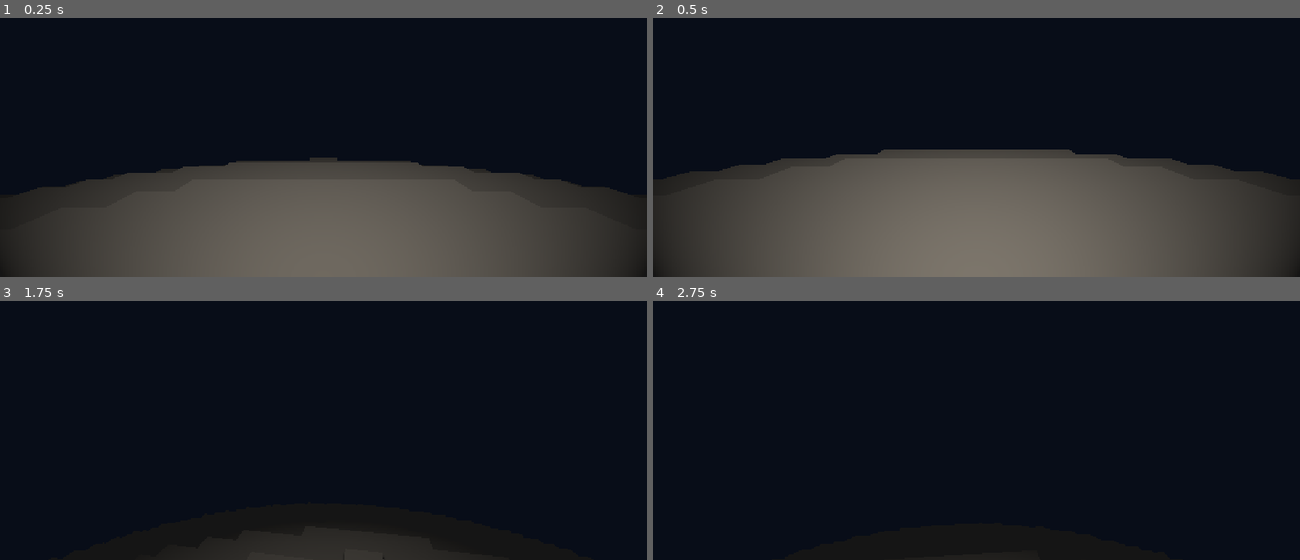
Above: before the commit, frames 1-4 (two rows, left to right).
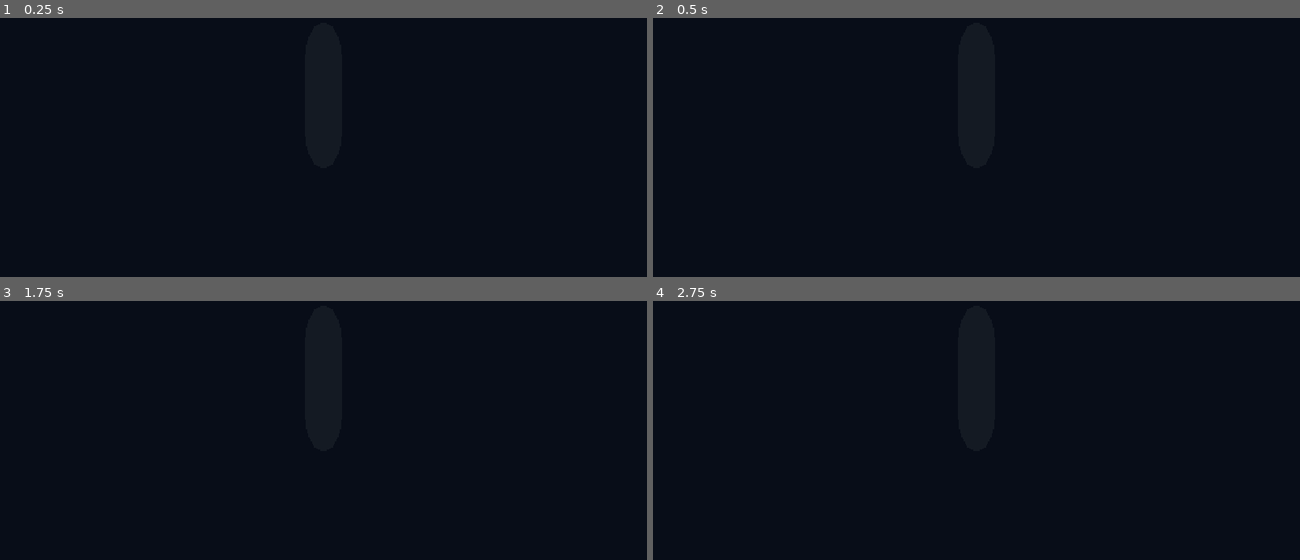
Above: after the commit, the same moments.

Repository: Robert-osu/Mine3d
Game: Godot game, scene res://main.tscn
The game is run twice, just before and just after one commit, with the same random seed, the same clock (stepped at 60 frames per second) and the same inputs. This scene is started directly instead of the project's main scene.
Inputs (mouse positions are in pixels of both pictures, inside the frame that each line leads up to):
- Up to frame 1 (0.25 s): no input
- Up to frame 2 (0.5 s): no input
- Up to frame 3 (1.75 s): tap Enter at 0.5 s; move the mouse to (355, 376) at 0.52 s; hold W (move_forward) from 0.53 s (still down); tap Z at 0.6 s; click (355, 376) at 0.67 s; tap Space (jump) at 0.77, 1.52 s; move the mouse to (291, 378) at 1.27 s; tap C at 1.35 s
- Up to frame 4 (2.75 s): keep holding W (move_forward); move the mouse to (989, 370) at 2.02 s; tap V at 2.1 s

The runs differ from the first frame. In frame 1, 40% of the frame differs, in the area x 0-100%, y 53-100%; in frame 2, 45%, in the area x 0-100%, y 50-100%; in frame 3, 4.1%; in frame 4, 0.1%.

Commit message:
chore: фоновая подгрузка чанков

Diff:
--- a/main.tscn
+++ b/main.tscn
@@ -20,6 +20,7 @@
 
 [node name="Planet" type="StaticBody3D" parent="." unique_id=540945019]
 script = ExtResource("1_ig7tw")
+planet_scale = 1000
 
 [node name="Player" type="CharacterBody3D" parent="." unique_id=1269606711 node_paths=PackedStringArray("planet")]
 floor_snap_length = 0.3
--- a/planet.gd
+++ b/planet.gd
@@ -23,31 +23,283 @@
 var terrain_material: StandardMaterial3D
 var last_center_chunk := Vector3i(-999999, -999999, -999999)
 
-
+# Очередь чанков на генерацию
+var chunk_queue: Array[Vector3i] = []
+
+# Активные фоновые задачи
+var active_chunk_requests: Dictionary = {}
+
+# Результаты генерации
+var completed_chunk_data: Dictionary = {}
+var completed_mutex := Mutex.new()
+
+# Чанки, которые изменились во время генерации
+var dirty_chunks: Dictionary = {}
+
+var next_request_id := 0
+
+const MAX_PARALLEL_CHUNKS := 2
+const MAX_CHUNKS_PER_FRAME := 1
 
 
 func _ready() -> void:
-    SIZE = 32 * planet_scale
-    RADIUS = 14.0 * planet_scale
-
-    terrain_material = StandardMaterial3D.new()
-    terrain_material.albedo_color = Color("#8b765e")
-    terrain_material.roughness = 1.0
-    terrain_material.cull_mode = BaseMaterial3D.CULL_DISABLED
-
-    print("Planet initialized. Size: ", SIZE, " Radius: ", RADIUS)
-
+	SIZE = 32 * planet_scale
+	RADIUS = 14.0 * planet_scale
+
+	terrain_material = StandardMaterial3D.new()
+	terrain_material.albedo_color = Color("#8b765e")
+	terrain_material.roughness = 1.0
+	terrain_material.cull_mode = BaseMaterial3D.CULL_DISABLED
+
+	print("Planet initialized. Size: ", SIZE, " Radius: ", RADIUS)
+
+func _process(_delta: float) -> void:
+	start_chunk_jobs()
+	apply_completed_chunks()
+
+
+func start_chunk_jobs() -> void:
+	var started := 0
+
+	while (
+		started < MAX_CHUNKS_PER_FRAME
+		and active_chunk_requests.size() < MAX_PARALLEL_CHUNKS
+		and not chunk_queue.is_empty()
+	):
+		var key: Vector3i = chunk_queue.pop_front()
+
+		if not chunks.has(key):
+			continue
+
+		if active_chunk_requests.has(key):
+			continue
+
+		next_request_id += 1
+		var request_id := next_request_id
+
+		var data: Dictionary = chunks[key]
+		data["request_id"] = request_id
+
+		# Передаём копию изменений фоновой задаче.
+		var destroyed_snapshot: Dictionary = destroyed_blocks.duplicate()
+
+		active_chunk_requests[key] = request_id
+
+		WorkerThreadPool.add_task(
+			_build_chunk_data.bind(key, destroyed_snapshot, request_id),
+			false,
+            "Generate voxel chunk"
+		)
+
+		started += 1
+
+
+func apply_completed_chunks() -> void:
+	completed_mutex.lock()
+
+	if completed_chunk_data.is_empty():
+		completed_mutex.unlock()
+		return
+
+	var key: Vector3i = completed_chunk_data.keys()[0]
+	var result: Dictionary = completed_chunk_data[key]
+
+	completed_chunk_data.erase(key)
+
+	completed_mutex.unlock()
+
+	if active_chunk_requests.get(key, -1) == result["request_id"]:
+		active_chunk_requests.erase(key)
+
+	if not chunks.has(key):
+		return
+
+	var data: Dictionary = chunks[key]
+
+	if data["request_id"] != result["request_id"]:
+		return
+
+	# Если блоки изменились во время генерации,
+	# результат устарел — отправляем чанк повторно.
+	if dirty_chunks.has(key):
+		dirty_chunks.erase(key)
+
+		if not chunk_queue.has(key):
+			chunk_queue.append(key)
+
+		return
+
+	apply_chunk_mesh(key, result["vertices"], result["normals"])
+
+func apply_chunk_mesh(
+	key: Vector3i,
+	vertices: PackedVector3Array,
+	normals: PackedVector3Array
+) -> void:
+
+	var data: Dictionary = chunks[key]
+
+	var mesh_instance: MeshInstance3D = data["mesh"]
+	var collision: CollisionShape3D = data["collision"]
+
+	var new_mesh := ArrayMesh.new()
+
+	if vertices.size() > 0:
+		var arrays: Array = []
+		arrays.resize(Mesh.ARRAY_MAX)
+
+		arrays[Mesh.ARRAY_VERTEX] = vertices
+		arrays[Mesh.ARRAY_NORMAL] = normals
+
+		new_mesh.add_surface_from_arrays(
+			Mesh.PRIMITIVE_TRIANGLES,
+			arrays
+		)
+
+		new_mesh.surface_set_material(0, terrain_material)
+
+		var shape := new_mesh.create_trimesh_shape()
+
+		collision.set_deferred("shape", shape)
+	else:
+		collision.set_deferred("shape", null)
+
+	mesh_instance.mesh = new_mesh
+
+func _build_chunk_data(
+	key: Vector3i,
+	destroyed_snapshot: Dictionary,
+	request_id: int
+) -> void:
+
+	var vertices := PackedVector3Array()
+	var normals := PackedVector3Array()
+
+	var directions := [
+		Vector3i(1, 0, 0),
+		Vector3i(-1, 0, 0),
+		Vector3i(0, 1, 0),
+		Vector3i(0, -1, 0),
+		Vector3i(0, 0, 1),
+		Vector3i(0, 0, -1)
+	]
+
+	var faces := [
+		[Vector3(1,0,0), Vector3(1,1,0), Vector3(1,1,1), Vector3(1,0,1)],
+		[Vector3(0,0,1), Vector3(0,1,1), Vector3(0,1,0), Vector3(0,0,0)],
+		[Vector3(0,1,1), Vector3(1,1,1), Vector3(1,1,0), Vector3(0,1,0)],
+		[Vector3(0,0,0), Vector3(1,0,0), Vector3(1,0,1), Vector3(0,0,1)],
+		[Vector3(1,0,1), Vector3(1,1,1), Vector3(0,1,1), Vector3(0,0,1)],
+		[Vector3(0,0,0), Vector3(0,1,0), Vector3(1,1,0), Vector3(1,0,0)]
+	]
+
+	var face_normals := [
+		Vector3.RIGHT,
+		Vector3.LEFT,
+		Vector3.UP,
+		Vector3.DOWN,
+		Vector3.BACK,
+		Vector3.FORWARD
+	]
+
+	var chunk_origin := Vector3(
+		key.x * CHUNK_SIZE,
+		key.y * CHUNK_SIZE,
+		key.z * CHUNK_SIZE
+	)
+
+	var center := Vector3(SIZE, SIZE, SIZE) * 0.5
+
+	for z in range(CHUNK_SIZE):
+		for y in range(CHUNK_SIZE):
+			for x in range(CHUNK_SIZE):
+
+				var gx := key.x * CHUNK_SIZE + x
+				var gy := key.y * CHUNK_SIZE + y
+				var gz := key.z * CHUNK_SIZE + z
+
+				if not _is_solid_snapshot(
+					gx, gy, gz, center, destroyed_snapshot
+				):
+					continue
+
+				var origin := Vector3(x, y, z) * BLOCK_SIZE
+
+				for i in range(6):
+					var direction: Vector3i = directions[i]
+
+					if _is_solid_snapshot(
+						gx + direction.x,
+						gy + direction.y,
+						gz + direction.z,
+						center,
+						destroyed_snapshot
+					):
+						continue
+
+					var face: Array = faces[i]
+					var normal: Vector3 = face_normals[i]
+
+					var a: Vector3 = origin + face[0]
+					var b: Vector3 = origin + face[1]
+					var c: Vector3 = origin + face[2]
+					var d: Vector3 = origin + face[3]
+
+					vertices.append_array([
+						a, c, b,
+						a, d, c
+					])
+
+					for j in range(6):
+						normals.append(normal)
+
+	completed_mutex.lock()
+
+	completed_chunk_data[key] = {
+		"request_id": request_id,
+		"vertices": vertices,
+		"normals": normals
+	}
+
+	completed_mutex.unlock()
+
+
+func _is_solid_snapshot(
+	x: int,
+	y: int,
+	z: int,
+	center: Vector3,
+	destroyed_snapshot: Dictionary
+) -> bool:
+
+	if x < 0 or x >= SIZE:
+		return false
+
+	if y < 0 or y >= SIZE:
+		return false
+
+	if z < 0 or z >= SIZE:
+		return false
+
+	var cell := Vector3i(x, y, z)
+
+	if destroyed_snapshot.has(cell):
+		return false
+
+	var block_center := Vector3(x, y, z) + Vector3.ONE * 0.5
+
+	return block_center.distance_squared_to(center) <= RADIUS * RADIUS
 
 func get_planet_center() -> Vector3:
-    return Vector3(SIZE, SIZE, SIZE) * 0.5
+	return Vector3(SIZE, SIZE, SIZE) * 0.5
 
 
 func index_to_chunk(cell: Vector3i) -> Vector3i:
-    return Vector3i(
-        floori(float(cell.x) / CHUNK_SIZE),
-        floori(float(cell.y) / CHUNK_SIZE),
-        floori(float(cell.z) / CHUNK_SIZE)
-    )
+	return Vector3i(
+		floori(float(cell.x) / CHUNK_SIZE),
+		floori(float(cell.y) / CHUNK_SIZE),
+		floori(float(cell.z) / CHUNK_SIZE)
+	)
 
 
 # --------------------------------------------------
@@ -55,362 +307,291 @@
 # --------------------------------------------------
 
 func is_solid(x: int, y: int, z: int) -> bool:
-    if x < 0 or x >= SIZE:
-        return false
-    if y < 0 or y >= SIZE:
-        return false
-    if z < 0 or z >= SIZE:
-        return false
-
-    var cell := Vector3i(x, y, z)
-
-    if destroyed_blocks.has(cell):
-        return false
-
-    var center := get_planet_center()
-    var block_center := Vector3(x, y, z) + Vector3.ONE * 0.5
-
-    return block_center.distance_squared_to(center) <= RADIUS * RADIUS
+	if x < 0 or x >= SIZE:
+		return false
+	if y < 0 or y >= SIZE:
+		return false
+	if z < 0 or z >= SIZE:
+		return false
+
+	var cell := Vector3i(x, y, z)
+
+	if destroyed_blocks.has(cell):
+		return false
+
+	var center := get_planet_center()
+	var block_center := Vector3(x, y, z) + Vector3.ONE * 0.5
+
+	return block_center.distance_squared_to(center) <= RADIUS * RADIUS
 
 
 func destroy_block(cell: Vector3i) -> bool:
-    if not is_solid(cell.x, cell.y, cell.z):
-        return false
-
-    destroyed_blocks[cell] = true
-
-    var chunk_key := index_to_chunk(cell)
-
-    # Перестраиваем основной чанк.
-    rebuild_if_loaded(chunk_key)
-
-    # Перестраиваем соседей, если блок находился на границе.
-    var local := Vector3i(
-        cell.x % CHUNK_SIZE,
-        cell.y % CHUNK_SIZE,
-        cell.z % CHUNK_SIZE
-    )
-
-    if local.x == 0:
-        rebuild_if_loaded(chunk_key + Vector3i(-1, 0, 0))
-    elif local.x == CHUNK_SIZE - 1:
-        rebuild_if_loaded(chunk_key + Vector3i(1, 0, 0))
-
-    if local.y == 0:
-        rebuild_if_loaded(chunk_key + Vector3i(0, -1, 0))
-    elif local.y == CHUNK_SIZE - 1:
-        rebuild_if_loaded(chunk_key + Vector3i(0, 1, 0))
-
-    if local.z == 0:
-        rebuild_if_loaded(chunk_key + Vector3i(0, 0, -1))
-    elif local.z == CHUNK_SIZE - 1:
-        rebuild_if_loaded(chunk_key + Vector3i(0, 0, 1))
-
-    return true
+	if not is_solid(cell.x, cell.y, cell.z):
+		return false
+
+	destroyed_blocks[cell] = true
+
+	var chunk_key := index_to_chunk(cell)
+
+	# Перестраиваем основной чанк.
+	rebuild_if_loaded(chunk_key)
+
+	# Перестраиваем соседей, если блок находился на границе.
+	var local := Vector3i(
+		cell.x % CHUNK_SIZE,
+		cell.y % CHUNK_SIZE,
+		cell.z % CHUNK_SIZE
+	)
+
+	if local.x == 0:
+		rebuild_if_loaded(chunk_key + Vector3i(-1, 0, 0))
+	elif local.x == CHUNK_SIZE - 1:
+		rebuild_if_loaded(chunk_key + Vector3i(1, 0, 0))
+
+	if local.y == 0:
+		rebuild_if_loaded(chunk_key + Vector3i(0, -1, 0))
+	elif local.y == CHUNK_SIZE - 1:
+		rebuild_if_loaded(chunk_key + Vector3i(0, 1, 0))
+
+	if local.z == 0:
+		rebuild_if_loaded(chunk_key + Vector3i(0, 0, -1))
+	elif local.z == CHUNK_SIZE - 1:
+		rebuild_if_loaded(chunk_key + Vector3i(0, 0, 1))
+
+	return true
 
 
 func rebuild_if_loaded(key: Vector3i) -> void:
-    if chunks.has(key):
-        rebuild_chunk(key)
-
+	if not chunks.has(key):
+		return
+
+	# Если чанк уже генерируется, помечаем его устаревшим.
+	if active_chunk_requests.has(key):
+		dirty_chunks[key] = true
+		return
+
+	if not chunk_queue.has(key):
+		chunk_queue.append(key)
 
 # --------------------------------------------------
 # CHUNK STREAMING
 # --------------------------------------------------
 
 func update_streaming(world_position: Vector3) -> void:
-    var local_position := to_local(world_position)
-
-    var center_chunk := Vector3i(
-        floori(local_position.x / CHUNK_SIZE),
-        floori(local_position.y / CHUNK_SIZE),
-        floori(local_position.z / CHUNK_SIZE)
-    )
-
-    # Не обновляем чанки, если игрок остался в том же чанке.
-    if center_chunk == last_center_chunk:
-        return
-
-    last_center_chunk = center_chunk
-
-    var required_chunks: Dictionary = {}
-
-    # Загружаем чанки вокруг игрока.
-    for z in range(-load_radius, load_radius + 1):
-        for y in range(-load_radius, load_radius + 1):
-            for x in range(-load_radius, load_radius + 1):
-
-                var key := center_chunk + Vector3i(x, y, z)
-
-                if not is_valid_chunk(key):
-                    continue
-
-                if not chunk_intersects_planet(key):
-                    continue
-
-                required_chunks[key] = true
-
-                if not chunks.has(key):
-                    create_chunk(key)
-
-    # Выгружаем чанки, которые больше не нужны.
-    var loaded_keys := chunks.keys()
-
-    for key in loaded_keys:
-        if not required_chunks.has(key):
-            unload_chunk(key)
-
-    print("Loaded chunks: ", chunks.size())
+	var local_position := to_local(world_position)
+
+	var center_chunk := Vector3i(
+		floori(local_position.x / CHUNK_SIZE),
+		floori(local_position.y / CHUNK_SIZE),
+		floori(local_position.z / CHUNK_SIZE)
+	)
+
+	# Не обновляем чанки, если игрок остался в том же чанке.
+	if center_chunk == last_center_chunk:
+		return
+
+	last_center_chunk = center_chunk
+
+	var required_chunks: Dictionary = {}
+
+	# Загружаем чанки вокруг игрока.
+	for z in range(-load_radius, load_radius + 1):
+		for y in range(-load_radius, load_radius + 1):
+			for x in range(-load_radius, load_radius + 1):
+
+				var key := center_chunk + Vector3i(x, y, z)
+
+				if not is_valid_chunk(key):
+					continue
+
+				if not chunk_intersects_planet(key):
+					continue
+
+				required_chunks[key] = true
+
+				if not chunks.has(key):
+					create_chunk(key)
+
+	# Выгружаем чанки, которые больше не нужны.
+	var loaded_keys := chunks.keys()
+
+	for key in loaded_keys:
+		if not required_chunks.has(key):
+			unload_chunk(key)
+
+	print("Loaded chunks: ", chunks.size())
 
 
 func is_valid_chunk(key: Vector3i) -> bool:
-    var max_chunks := ceili(float(SIZE) / CHUNK_SIZE)
-
-    return (
-        key.x >= 0 and key.x < max_chunks
-        and key.y >= 0 and key.y < max_chunks
-        and key.z >= 0 and key.z < max_chunks
-    )
+	var max_chunks := ceili(float(SIZE) / CHUNK_SIZE)
+
+	return (
+		key.x >= 0 and key.x < max_chunks
+		and key.y >= 0 and key.y < max_chunks
+		and key.z >= 0 and key.z < max_chunks
+	)
 
 
 func chunk_intersects_planet(key: Vector3i) -> bool:
-    var chunk_min := Vector3(
-        key.x * CHUNK_SIZE,
-        key.y * CHUNK_SIZE,
-        key.z * CHUNK_SIZE
-    )
-
-    var chunk_max := chunk_min + Vector3.ONE * CHUNK_SIZE
-
-    var closest := get_planet_center().clamp(
-        chunk_min,
-        chunk_max
-    )
-
-    return closest.distance_to(get_planet_center()) <= RADIUS + 1.0
+	var chunk_min := Vector3(
+		key.x * CHUNK_SIZE,
+		key.y * CHUNK_SIZE,
+		key.z * CHUNK_SIZE
+	)
+
+	var chunk_max := chunk_min + Vector3.ONE * CHUNK_SIZE
+
+	var closest := get_planet_center().clamp(
+		chunk_min,
+		chunk_max
+	)
+
+	return closest.distance_to(get_planet_center()) <= RADIUS + 1.0
 
 
 func create_chunk(key: Vector3i) -> void:
-    var root := Node3D.new()
-    root.name = "Chunk_%d_%d_%d" % [key.x, key.y, key.z]
-
-    root.position = Vector3(
-        key.x * CHUNK_SIZE,
-        key.y * CHUNK_SIZE,
-        key.z * CHUNK_SIZE
-    )
-
-    add_child(root)
-
-    var mesh_instance := MeshInstance3D.new()
-    root.add_child(mesh_instance)
-
-    var body := StaticBody3D.new()
-    root.add_child(body)
-
-    var collision := CollisionShape3D.new()
-    body.add_child(collision)
-
-    chunks[key] = {
-        "root": root,
-        "mesh": mesh_instance,
-        "collision": collision
-    }
-
-    rebuild_chunk(key)
-
+	var root := Node3D.new()
+	root.name = "Chunk_%d_%d_%d" % [key.x, key.y, key.z]
+
+	root.position = Vector3(
+		key.x * CHUNK_SIZE,
+		key.y * CHUNK_SIZE,
+		key.z * CHUNK_SIZE
+	)
+
+	add_child(root)
+
+	var mesh_instance := MeshInstance3D.new()
+	root.add_child(mesh_instance)
+
+	var body := StaticBody3D.new()
+	root.add_child(body)
+
+	var collision := CollisionShape3D.new()
+	body.add_child(collision)
+
+	chunks[key] = {
+		"root": root,
+		"mesh": mesh_instance,
+		"collision": collision,
+		"request_id": -1
+	}
+
+	if not chunk_queue.has(key):
+		chunk_queue.append(key)
 
 func unload_chunk(key: Vector3i) -> void:
-    if not chunks.has(key):
-        return
-
-    var data: Dictionary = chunks[key]
-    var root: Node3D = data["root"]
-
-    root.queue_free()
-    chunks.erase(key)
+	if not chunks.has(key):
+		return
+
+	var data: Dictionary = chunks[key]
+	var root: Node3D = data["root"]
+
+	root.queue_free()
+	chunks.erase(key)
+
+	chunk_queue.erase(key)
+	dirty_chunks.erase(key)
 
 
 # --------------------------------------------------
 # CHUNK MESH
 # --------------------------------------------------
 
-func rebuild_chunk(key: Vector3i) -> void:
-    if not chunks.has(key):
-        return
-
-    var vertices := PackedVector3Array()
-    var normals := PackedVector3Array()
-
-    var directions := [
-        Vector3i(1, 0, 0),
-        Vector3i(-1, 0, 0),
-        Vector3i(0, 1, 0),
-        Vector3i(0, -1, 0),
-        Vector3i(0, 0, 1),
-        Vector3i(0, 0, -1)
-    ]
-
-    var faces := [
-        [Vector3(1,0,0), Vector3(1,1,0), Vector3(1,1,1), Vector3(1,0,1)],
-        [Vector3(0,0,1), Vector3(0,1,1), Vector3(0,1,0), Vector3(0,0,0)],
-        [Vector3(0,1,1), Vector3(1,1,1), Vector3(1,1,0), Vector3(0,1,0)],
-        [Vector3(0,0,0), Vector3(1,0,0), Vector3(1,0,1), Vector3(0,0,1)],
-        [Vector3(1,0,1), Vector3(1,1,1), Vector3(0,1,1), Vector3(0,0,1)],
-        [Vector3(0,0,0), Vector3(0,1,0), Vector3(1,1,0), Vector3(1,0,0)]
-    ]
-
-    var face_normals := [
-        Vector3.RIGHT,
-        Vector3.LEFT,
-        Vector3.UP,
-        Vector3.DOWN,
-        Vector3.BACK,
-        Vector3.FORWARD
-    ]
-
-    for z in range(CHUNK_SIZE):
-        for y in range(CHUNK_SIZE):
-            for x in range(CHUNK_SIZE):
-
-                var gx := key.x * CHUNK_SIZE + x
-                var gy := key.y * CHUNK_SIZE + y
-                var gz := key.z * CHUNK_SIZE + z
-
-                if not is_solid(gx, gy, gz):
-                    continue
-
-                var origin := Vector3(x, y, z) * BLOCK_SIZE
-
-                for i in range(6):
-                    var direction: Vector3i = directions[i]
-
-                    if is_solid(
-                        gx + direction.x,
-                        gy + direction.y,
-                        gz + direction.z
-                    ):
-                        continue
-
-                    var face: Array = faces[i]
-                    var normal: Vector3 = face_normals[i]
-
-                    var a: Vector3 = origin + face[0]
-                    var b: Vector3 = origin + face[1]
-                    var c: Vector3 = origin + face[2]
-                    var d: Vector3 = origin + face[3]
-
-                    vertices.append_array([
-                        a, c, b,
-                        a, d, c
-                    ])
-
-                    for j in range(6):
-                        normals.append(normal)
-
-    var data: Dictionary = chunks[key]
-    var mesh_instance: MeshInstance3D = data["mesh"]
-    var collision: CollisionShape3D = data["collision"]
-
-    var new_mesh := ArrayMesh.new()
-
-    if vertices.size() > 0:
-        var arrays: Array = []
-        arrays.resize(Mesh.ARRAY_MAX)
-
-        arrays[Mesh.ARRAY_VERTEX] = vertices
-        arrays[Mesh.ARRAY_NORMAL] = normals
-
-        new_mesh.add_surface_from_arrays(
-            Mesh.PRIMITIVE_TRIANGLES,
-            arrays
-        )
-
-        new_mesh.surface_set_material(0, terrain_material)
-
-        var shape := new_mesh.create_trimesh_shape()
-        collision.set_deferred("shape", shape)
-    else:
-        collision.set_deferred("shape", null)
-
-    mesh_instance.mesh = new_mesh
-
-
 # --------------------------------------------------
 # MINING
 # --------------------------------------------------
 
 func get_cell(world_position: Vector3) -> Vector3i:
-    var local_position := to_local(world_position)
-
-    return Vector3i(
-        floori(local_position.x / BLOCK_SIZE),
-        floori(local_position.y / BLOCK_SIZE),
-        floori(local_position.z / BLOCK_SIZE)
-    )
+	var local_position := to_local(world_position)
+
+	return Vector3i(
+		floori(local_position.x / BLOCK_SIZE),
+		floori(local_position.y / BLOCK_SIZE),
+		floori(local_position.z / BLOCK_SIZE)
+	)
 
 
 func mine(
-    ray_origin: Vector3,
-    ray_direction: Vector3,
-    max_distance: float = 100.0
+	ray_origin: Vector3,
+	ray_direction: Vector3,
+	max_distance: float = 100.0
 ) -> bool:
 
-    var origin := to_local(ray_origin)
-
-    var direction := (
-        to_local(ray_origin + ray_direction.normalized()) - origin
-    ).normalized()
-
-    var cell := Vector3i(
-        floori(origin.x),
-        floori(origin.y),
-        floori(origin.z)
-    )
-
-    var step := Vector3i(
-        1 if direction.x > 0.0 else (-1 if direction.x < 0.0 else 0),
-        1 if direction.y > 0.0 else (-1 if direction.y < 0.0 else 0),
-        1 if direction.z > 0.0 else (-1 if direction.z < 0.0 else 0)
-    )
-
-    var t_delta := Vector3(
-        INF if direction.x == 0.0 else abs(1.0 / direction.x),
-        INF if direction.y == 0.0 else abs(1.0 / direction.y),
-        INF if direction.z == 0.0 else abs(1.0 / direction.z)
-    )
-
-    var t_max := Vector3(
-        INF if direction.x == 0.0 else (
-            (cell.x + (1 if step.x > 0 else 0) - origin.x) / direction.x
-        ),
-        INF if direction.y == 0.0 else (
-            (cell.y + (1 if step.y > 0 else 0) - origin.y) / direction.y
-        ),
-        INF if direction.z == 0.0 else (
-            (cell.z + (1 if step.z > 0 else 0) - origin.z) / direction.z
-        )
-    )
-
-    var distance := 0.0
-
-    while distance <= max_distance:
-        if is_solid(cell.x, cell.y, cell.z):
-            return destroy_block(cell)
-
-        if t_max.x < t_max.y and t_max.x < t_max.z:
-            distance = t_max.x
-            t_max.x += t_delta.x
-            cell.x += step.x
-
-        elif t_max.y < t_max.z:
-            distance = t_max.y
-            t_max.y += t_delta.y
-            cell.y += step.y
-
-        else:
-            distance = t_max.z
-            t_max.z += t_delta.z
-            cell.z += step.z
-
-    return false
+	var origin := to_local(ray_origin)
+
+	var direction := (
+		to_local(ray_origin + ray_direction.normalized()) - origin
+	).normalized()
+
+	var cell := Vector3i(
+		floori(origin.x),
+		floori(origin.y),
+		floori(origin.z)
+	)
+
+	var step := Vector3i(
+		1 if direction.x > 0.0 else (-1 if direction.x < 0.0 else 0),
+		1 if direction.y > 0.0 else (-1 if direction.y < 0.0 else 0),
+		1 if direction.z > 0.0 else (-1 if direction.z < 0.0 else 0)
+	)
+
+	var t_delta := Vector3(
+		INF if direction.x == 0.0 else abs(1.0 / direction.x),
+		INF if direction.y == 0.0 else abs(1.0 / direction.y),
+		INF if direction.z == 0.0 else abs(1.0 / direction.z)
+	)
+
+	var t_max := Vector3(
+		INF if direction.x == 0.0 else (
+			(cell.x + (1 if step.x > 0 else 0) - origin.x) / direction.x
+		),
+		INF if direction.y == 0.0 else (
+			(cell.y + (1 if step.y > 0 else 0) - origin.y) / direction.y
+		),
+		INF if direction.z == 0.0 else (
+			(cell.z + (1 if step.z > 0 else 0) - origin.z) / direction.z
+		)
+	)
+
+	var distance := 0.0
+
+	while distance <= max_distance:
+		if is_solid(cell.x, cell.y, cell.z):
+			return destroy_block(cell)
+
+		if t_max.x < t_max.y and t_max.x < t_max.z:
+			distance = t_max.x
+			t_max.x += t_delta.x
+			cell.x += step.x
+
+		elif t_max.y < t_max.z:
+			distance = t_max.y
+			t_max.y += t_delta.y
+			cell.y += step.y
+
+		else:
+			distance = t_max.z
+			t_max.z += t_delta.z
+			cell.z += step.z
+
+	return false
+
+func has_collision_at(world_position: Vector3) -> bool:
+	var local_position := to_local(world_position)
+
+	var cell := Vector3i(
+		floori(local_position.x / BLOCK_SIZE),
+		floori(local_position.y / BLOCK_SIZE),
+		floori(local_position.z / BLOCK_SIZE)
+	)
+
+	var key := index_to_chunk(cell)
+
+	if not chunks.has(key):
+		return false
+
+	var data: Dictionary = chunks[key]
+	var collision: CollisionShape3D = data["collision"]
+
+	return collision.shape != null
--- a/player.gd
+++ b/player.gd
@@ -26,6 +26,7 @@
 var vertical_speed := 0.0
 var heading := Vector3.FORWARD
 var mining_requested := false
+var spawn_ready := false
 
 
 func _ready() -> void:
@@ -42,7 +43,18 @@
     # Радиус планеты + небольшой запас над поверхностью.
     var spawn_distance := planet.RADIUS + 2.0
 
-    global_position = center + spawn_direction * spawn_distance
+    var direction := Vector3.UP
+
+    var surface_point := center + direction * (planet.RADIUS - 0.5)
+
+    global_position = center + direction * (planet.RADIUS + 3.0)
+
+    planet.update_streaming(global_position)
+
+    while not planet.has_collision_at(surface_point):
+        await get_tree().process_frame
+
+    spawn_ready = true
 
     heading = Vector3.FORWARD.slide(spawn_direction).normalized()
 
@@ -118,10 +130,13 @@
 
 
 func _physics_process(delta: float) -> void:
+    if not spawn_ready:
+        return
+
     if planet == null:
         return
 
-    var center := planet.to_global(Vector3(planet.SIZE / 2.0, planet.SIZE / 2.0, planet.SIZE / 2.0))
+    var center := planet.to_global(planet.get_planet_center())
     var up := (global_position - center).normalized()
 
     up_direction = up
@@ -146,6 +161,8 @@
         camera_right * input.x
         + camera_forward * -input.y
     ).normalized()
+
+
 
     var horizontal_velocity := velocity.slide(up)
 
